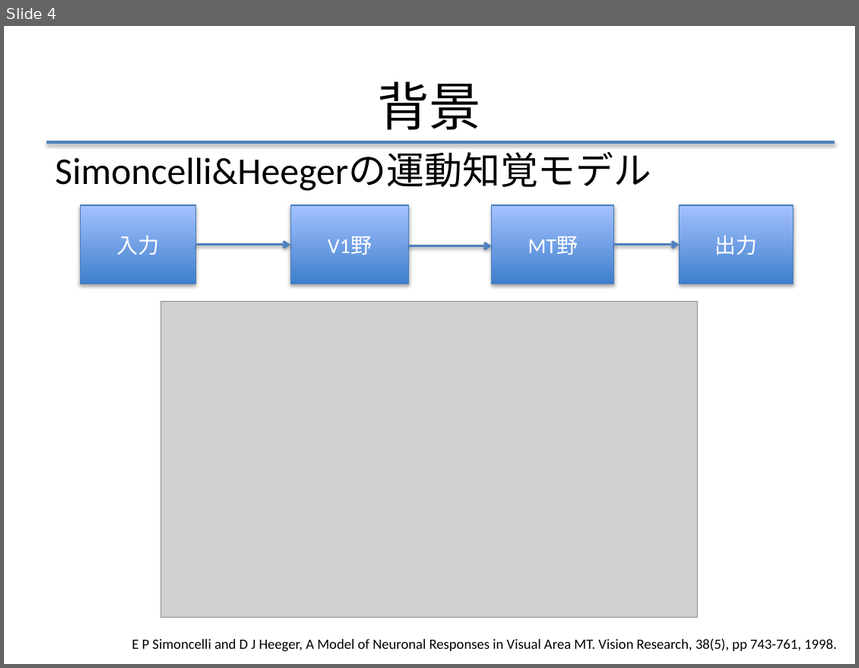
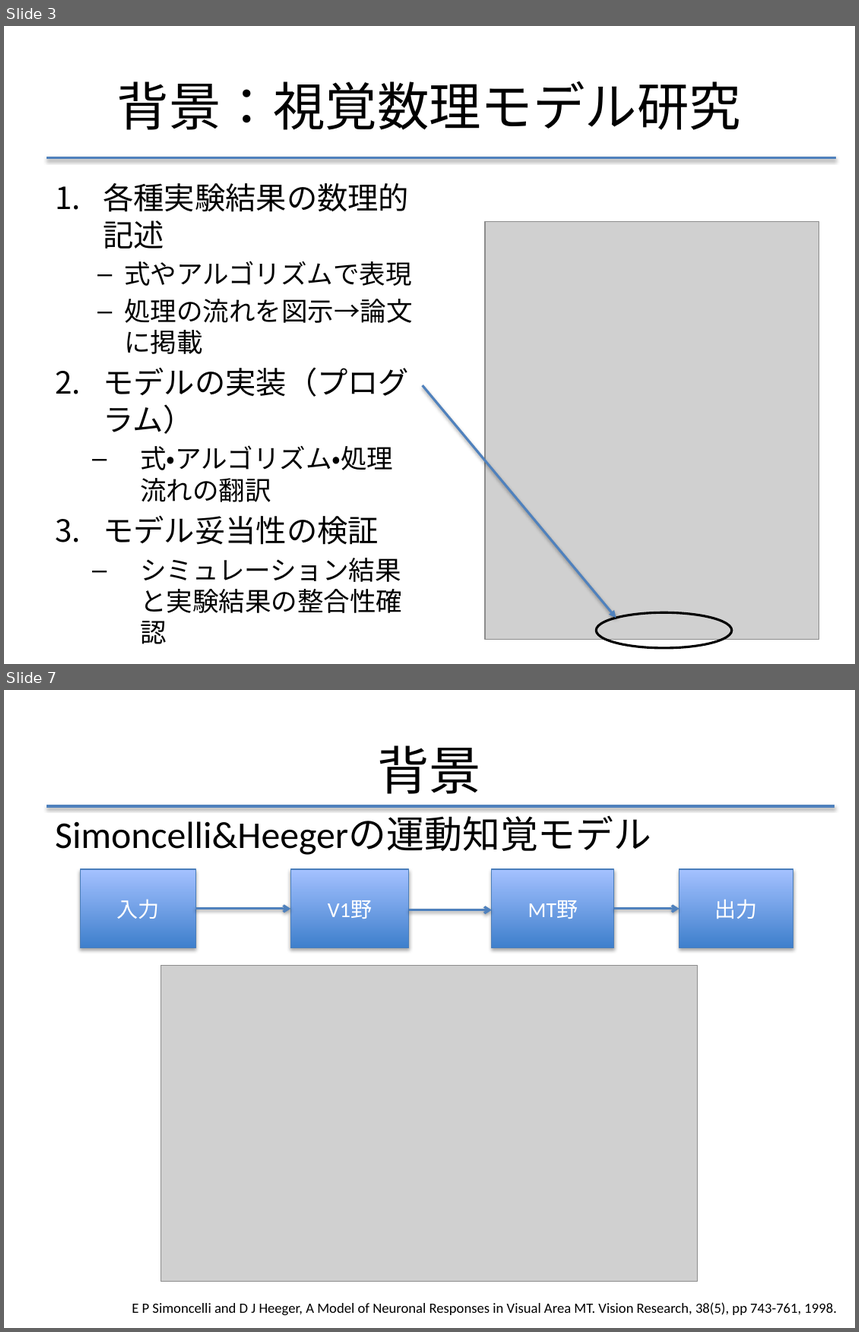
Before and after one commit to f-akazawa/akaz_uecdevelop, a slide deck: doc/中間発表資料.pptx. Shown one above the other, each under a label of ours: slide 4 before the commit, slides 3 and 7 after it; the slides between them are not shown. The pictures are 859x668 and 859x1332 pixels, drawn with LibreOffice and Linux fonts; fonts in the diff are those of the drawing; grey boxes stand for pictures. Boxes give left, top, right and bottom in pixels: in the first picture for what was removed or moved away, otherwise in the second. Text is boxed around its words. In the diff, an @@ line names an element or a change of style, - is before the commit and + after.

```diff
--- a/doc/中間発表資料.pptx
+++ b/doc/中間発表資料.pptx
@@ slide 3 added at <box>4,26,855,664</box>, background #FFFFFF @@
@@ title added at <box>117,81,741,130</box>, 44 pt, text #000000 @@
+背景：視覚数理モデル研究
@@ line added from (47, 158) to (835, 158), #4F81BD 2 pt @@
@@ text added at <box>103,183,413,645</box>, 22.2 pt, text #000000 @@
+1. 各種実験結果の数理的記述
+  – 式やアルゴリズムで表現
+  – 処理の流れを図示→論文に掲載
+2. モデルの実装（プログラム）
+  – 式・アルゴリズム・処理流れの翻訳
+3. モデル妥当性の検証
+  – シミュレーション結果と実験結果の整合性確認
@@ picture added at <box>485,222,819,640</box> @@
@@ arrow added from (423, 385) to (616, 619), #4F81BD 2 pt @@
@@ ellipse added at <box>597,613,732,649</box>, outline #000000 2 pt @@
@@ what was slide 4 is now slide 7 @@
```
Also in this commit, not shown: 4 slides changed, 4 other slides added.
